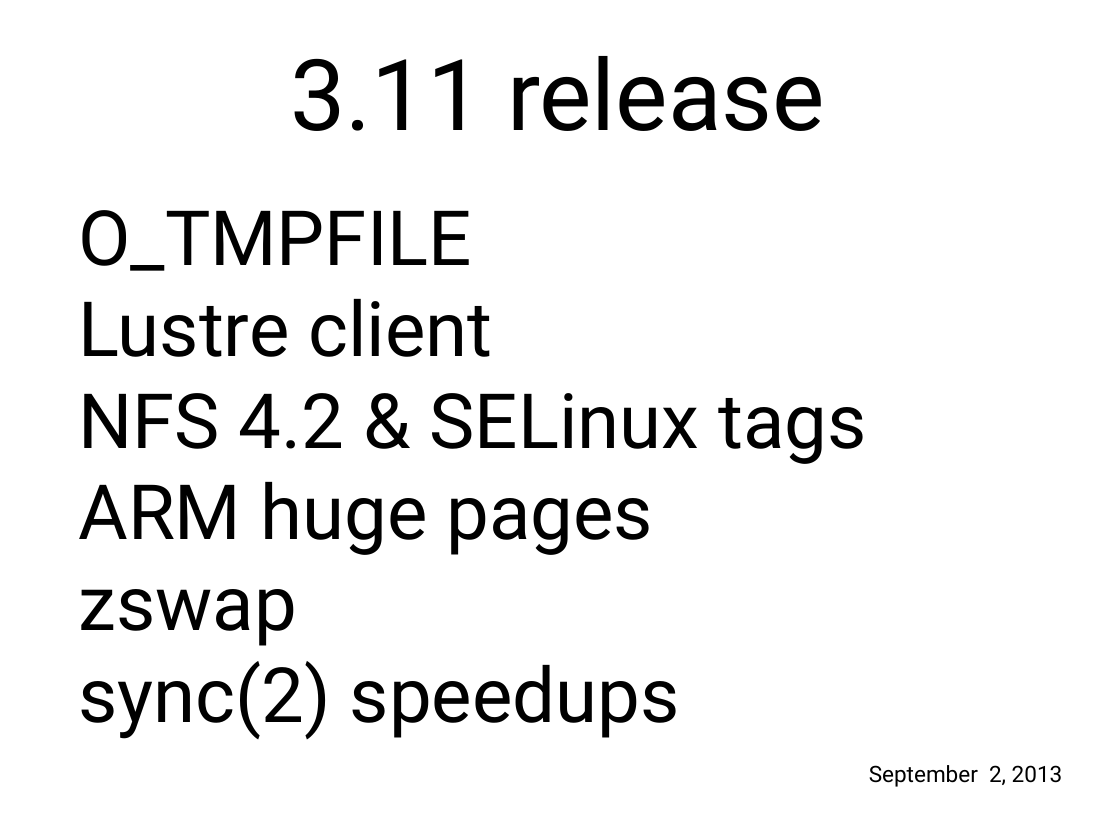
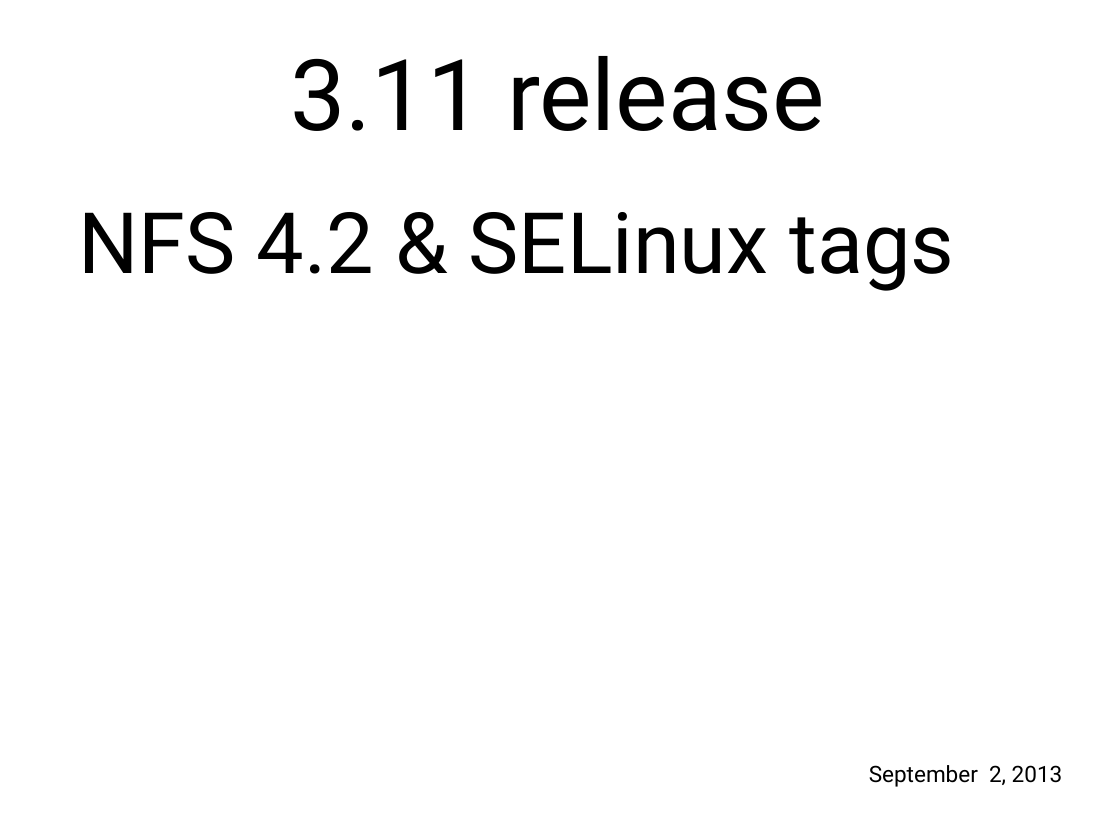
Before and after one commit to gregkh/kernel-development, a slide deck: slide 28 of lf_kernel-development.odp (slide 24 before the commit). Drawn at 1120x840 pixels with LibreOffice and Linux fonts; fonts in the diff are those of the drawing; background and template pictures are left out. Boxes give left, top, right and bottom in pixels: in the first picture for what was removed or moved away, otherwise in the second. Text is boxed around its words. In the diff, an @@ line names an element or a change of style, - is before the commit and + after.

```diff
--- a/lf_kernel-development.odp
+++ b/lf_kernel-development.odp
@@ text "NFS 4.2 & SELinux tags" at (78, 212, 955, 291): size 54 to 60 pt @@
@@ text at (78, 210, 492, 357): paragraphs removed @@
-O_TMPFILE
-Lustre client
@@ text at (78, 482, 680, 739): paragraphs removed @@
-ARM huge pages
-zswap
-sync(2) speedups
```
Also in this commit, not shown: 3 other slides changed, 13 slides added, 4 slides removed, 1 other file.
